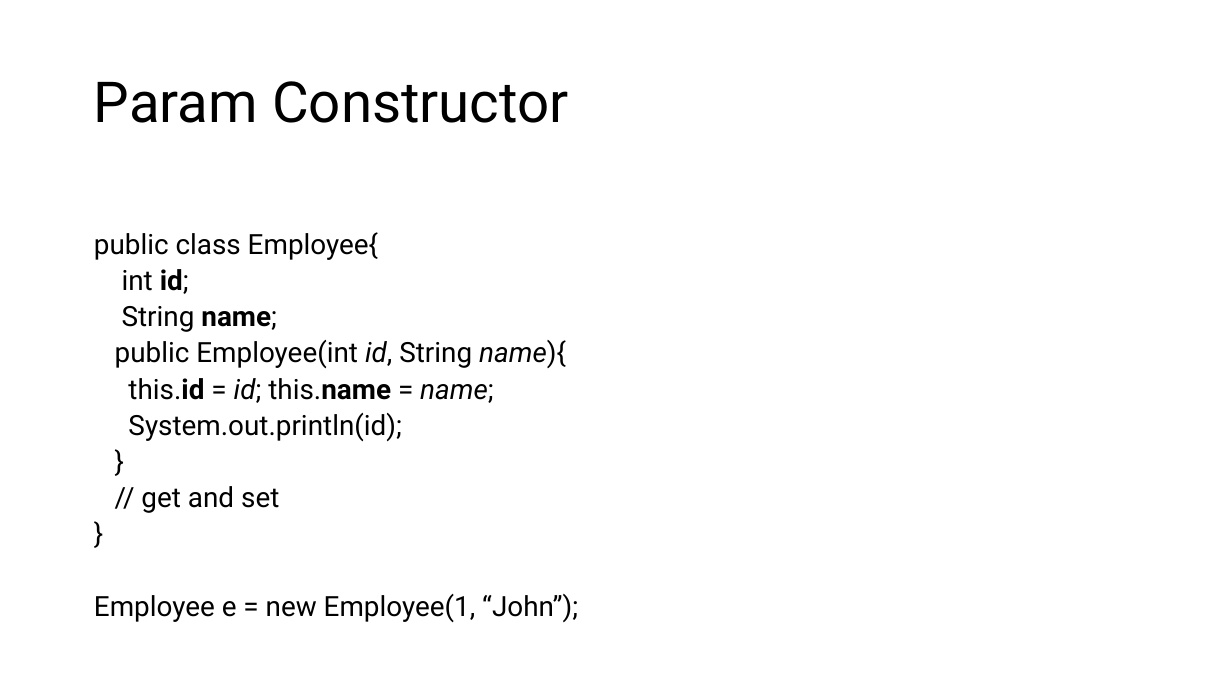
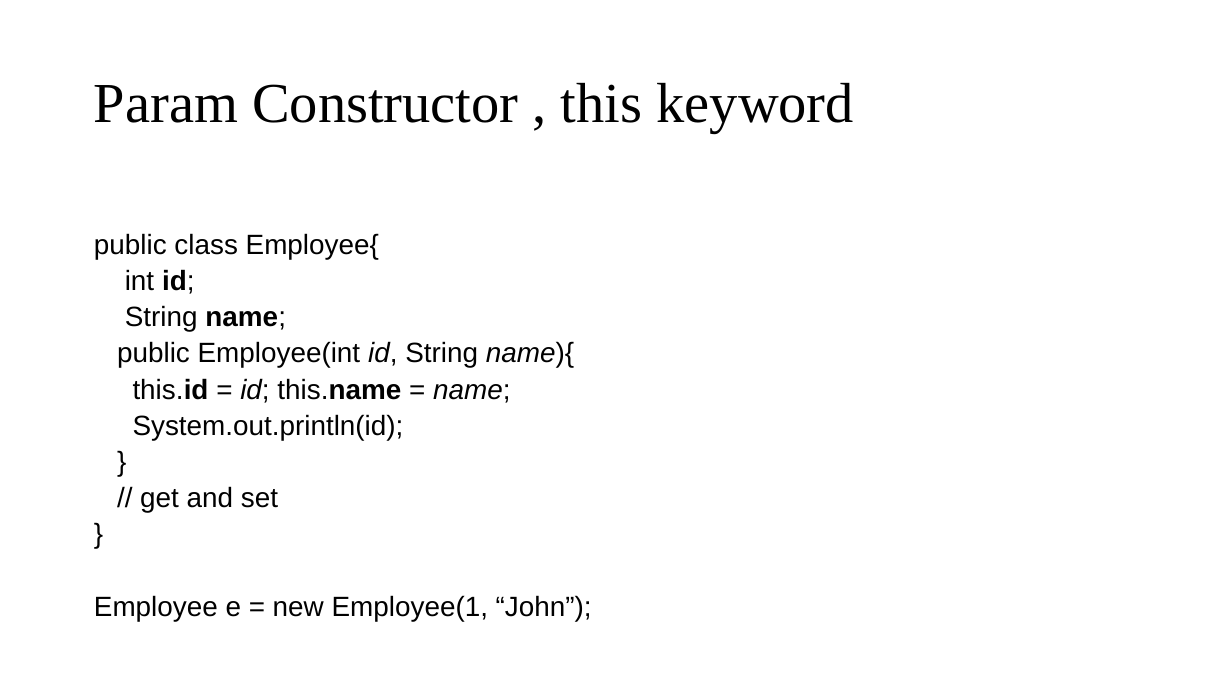
Before and after one commit to nginx500/learning-docs, a slide deck: slide 8 of java/core/objects.pptx. Drawn at 1232x693 pixels with LibreOffice and Linux fonts; fonts in the diff are those of the drawing. Boxes give left, top, right and bottom in pixels: in the first picture for what was removed or moved away, otherwise in the second. Text is boxed around its words. In the diff, an @@ line names an element or a change of style, - is before the commit and + after.

```diff
--- a/java/core/objects.pptx
+++ b/java/core/objects.pptx
@@ title at (94, 82, 854, 133): text changed; font Roboto to Times New Roman @@
-Param Constructor
+Param Constructor , this keyword
@@ text "public class Employee{" at (94, 233, 592, 621): font Roboto to Arial @@
```
Also in this commit, not shown: 16 other slides changed, 2 other files.
